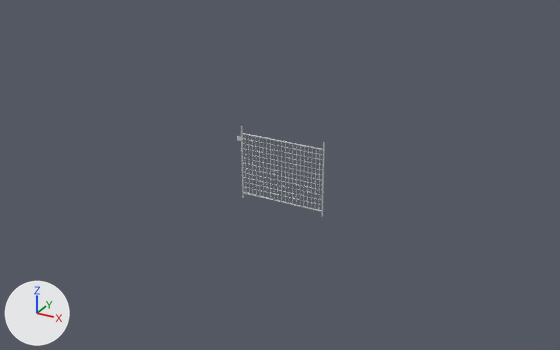
Renders of the glTF model public/fence/fence.gltf from each side of a commit.
Rendered twice from a 50 mm lens placed at (9.06, -16.4, 9.18), pointed at (-0.18, 0.41, 0.78). The lights are fixed; the arrows at lower left show +X, +Y and +Z. Where no turn or scale is listed for an object, it has been applied to the vertices.

The scene before the commit, as lines of its bpy script (objects in view):
```python
me_mesh = bpy.data.meshes.new('Mesh')
me_mesh.from_pydata(...)  # 1428 vertices, 1918 faces; spans x -2.48..-1.2, y -0.03..0.03, z 0.13..2.2
me_mesh.materials.append(mat_lambert5)
me_mesh_001 = bpy.data.meshes.new('Mesh.001')
me_mesh_001.from_pydata(...)  # 1041 vertices, 1100 faces; spans x -1.2..0.08, y -0.02..0.02, z 0.13..2.2
me_mesh_001.materials.append(mat_lambert5)
ob_metal_fence = bpy.data.objects.new('Metal_fence', me_mesh)
ob_metal_fence.location = (1.23, 0.0, -0.06)
ob_metal_fence_001 = bpy.data.objects.new('Metal_fence.001', me_mesh_001)
ob_metal_fence_001.location = (1.24, 0.0, -0.06)
```
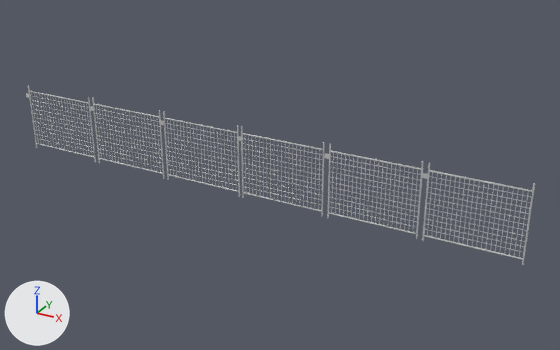
The change, as a diff of the scene's bpy script:
```diff
--- a/public/fence/fence.gltf.py
+++ b/public/fence/fence.gltf.py
@@ mat_lambert5_005 @@
+mat_lambert5_005 = bpy.data.materials.new('lambert5.005')
+# uses the picture img_metal_fence_albedo
+# uses the picture img_metal_fence_normal
@@ mat_lambert5_004 @@
+mat_lambert5_004 = bpy.data.materials.new('lambert5.004')
+# uses the picture img_metal_fence_albedo
+# uses the picture img_metal_fence_normal
@@ mat_lambert5_003 @@
+mat_lambert5_003 = bpy.data.materials.new('lambert5.003')
+# uses the picture img_metal_fence_albedo
+# uses the picture img_metal_fence_normal
@@ mat_lambert5_002 @@
+mat_lambert5_002 = bpy.data.materials.new('lambert5.002')
+# uses the picture img_metal_fence_albedo
+# uses the picture img_metal_fence_normal
@@ mat_lambert5_001 @@
+mat_lambert5_001 = bpy.data.materials.new('lambert5.001')
+# uses the picture img_metal_fence_albedo
+# uses the picture img_metal_fence_normal
@@ me_mesh_007 @@
+me_mesh_007.from_pydata(...)  # 2469 vertices, 3018 faces; spans x -2.48..0.08, y -0.03..0.03, z 0.13..2.2
+me_mesh_007.materials.append(mat_lambert5_005)
@@ me_mesh_006 @@
+me_mesh_006.from_pydata(...)  # 2469 vertices, 3018 faces; spans x -2.48..0.08, y -0.03..0.03, z 0.13..2.2
+me_mesh_006.materials.append(mat_lambert5_004)
@@ me_mesh_005 @@
+me_mesh_005.from_pydata(...)  # 2469 vertices, 3018 faces; spans x -2.48..0.08, y -0.03..0.03, z 0.13..2.2
+me_mesh_005.materials.append(mat_lambert5_003)
@@ me_mesh_004 @@
+me_mesh_004.from_pydata(...)  # 2469 vertices, 3018 faces; spans x -2.48..0.08, y -0.03..0.03, z 0.13..2.2
+me_mesh_004.materials.append(mat_lambert5_002)
@@ me_mesh_003 @@
+me_mesh_003.from_pydata(...)  # 2469 vertices, 3018 faces; spans x -2.48..0.08, y -0.03..0.03, z 0.13..2.2
+me_mesh_003.materials.append(mat_lambert5_001)
@@ ob_metal_fence_001 @@
 ob_metal_fence_001 = bpy.data.objects.new('Metal_fence.001', me_mesh_001)
-ob_metal_fence_001.location = (1.24, 0.0, -0.06)
+ob_metal_fence_001.location = (1.23, 0.0, -0.06)
@@ ob_metal_fence_006 @@
+ob_metal_fence_006 = bpy.data.objects.new('Metal_fence.006', me_mesh_007)
+ob_metal_fence_006.location = (-6.42, 0.0, -0.06)
@@ ob_metal_fence_005 @@
+ob_metal_fence_005 = bpy.data.objects.new('Metal_fence.005', me_mesh_006)
+ob_metal_fence_005.location = (6.38, 0.0, -0.06)
@@ ob_metal_fence_004 @@
+ob_metal_fence_004 = bpy.data.objects.new('Metal_fence.004', me_mesh_005)
+ob_metal_fence_004.location = (3.81, 0.0, -0.06)
@@ ob_metal_fence_002 @@
+ob_metal_fence_002 = bpy.data.objects.new('Metal_fence.002', me_mesh_004)
+ob_metal_fence_002.location = (-3.86, 0.0, -0.06)
@@ ob_metal_fence_003 @@
+ob_metal_fence_003 = bpy.data.objects.new('Metal_fence.003', me_mesh_003)
+ob_metal_fence_003.location = (-1.3, 0.0, -0.06)
```

Where the change shows, as pixel boxes [x1, y1, x2, y2] in the pictures (560 x 350 px):
'Metal_fence.005', added
    after: [422, 163, 535, 265]
'Metal_fence.004', added
    after: [324, 143, 424, 240]
'Metal_fence.003', added
    after: [160, 111, 240, 197]
'Metal_fence.002', added
    after: [90, 97, 164, 179]
'Metal_fence.006', added
    after: [26, 85, 96, 162]
'Metal_fence.001', moved
    before: [280, 140, 325, 217]
    after: [279, 140, 325, 217]
